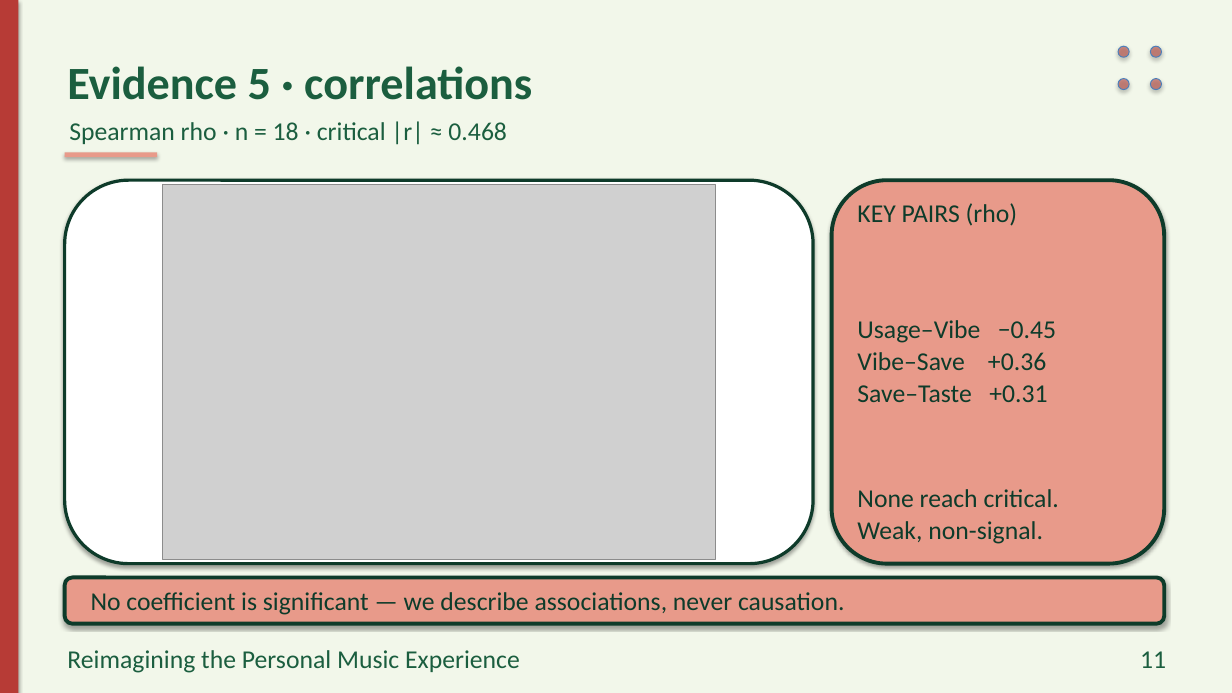
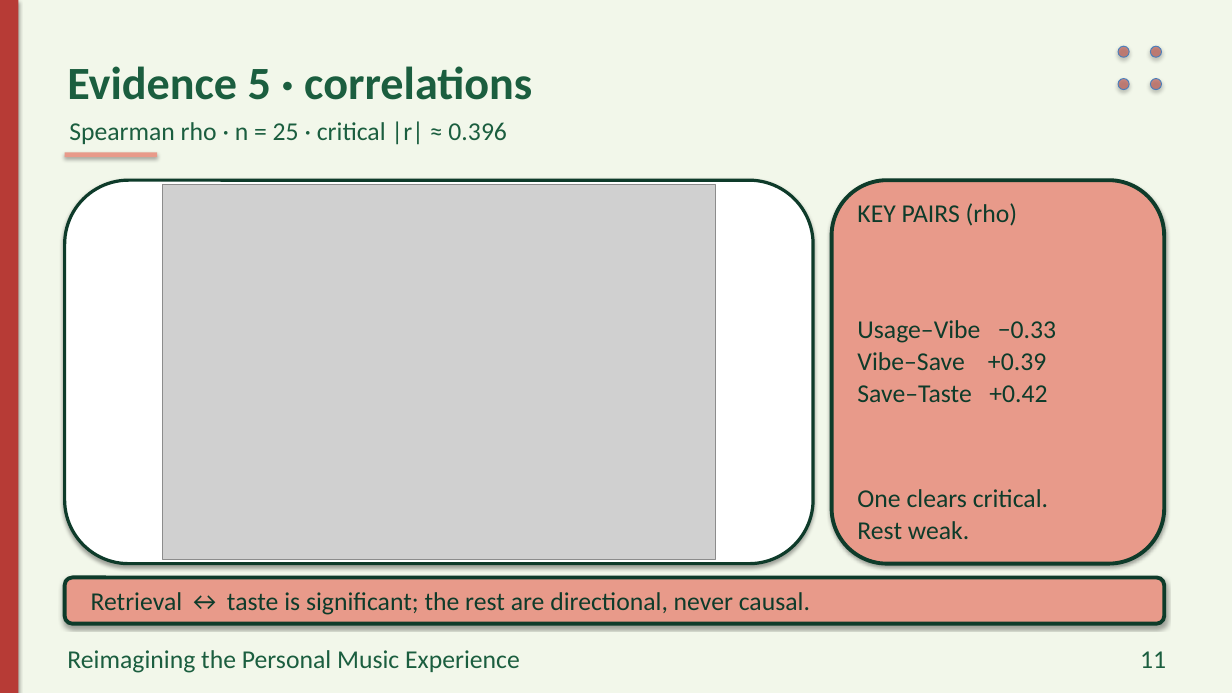
Before and after one commit to preet-kamdar/design-thinking-sem3, a slide deck: slide 11 of docs/Presentation.pptx. Drawn at 1232x693 pixels with LibreOffice and Linux fonts; fonts in the diff are those of the drawing; grey boxes stand for pictures. Boxes give left, top, right and bottom in pixels: in the first picture for what was removed or moved away, otherwise in the second. Text is boxed around its words. In the diff, an @@ line names an element or a change of style, - is before the commit and + after.

```diff
--- a/docs/Presentation.pptx
+++ b/docs/Presentation.pptx
@@ text at box(69, 121, 507, 145): text changed @@
-Spearman rho · n = 18 · critical |r| ≈ 0.468
+Spearman rho · n = 25 · critical |r| ≈ 0.396
@@ text at box(857, 320, 1056, 402): text changed @@
-Usage–Vibe −0.45
-Vibe–Save +0.36
-Save–Taste +0.31
+Usage–Vibe −0.33
+Vibe–Save +0.39
+Save–Taste +0.42
@@ text at box(857, 489, 1048, 539): text changed @@
-None reach critical.
-Weak, non-signal.
+One clears critical.
+Rest weak.
@@ text at box(91, 592, 810, 615): text changed @@
-No coefficient is significant — we describe associations, never causation.
+Retrieval ↔ taste is significant; the rest are directional, never causal.
```
Also in this commit, not shown: 13 other slides changed, 17 other files.
